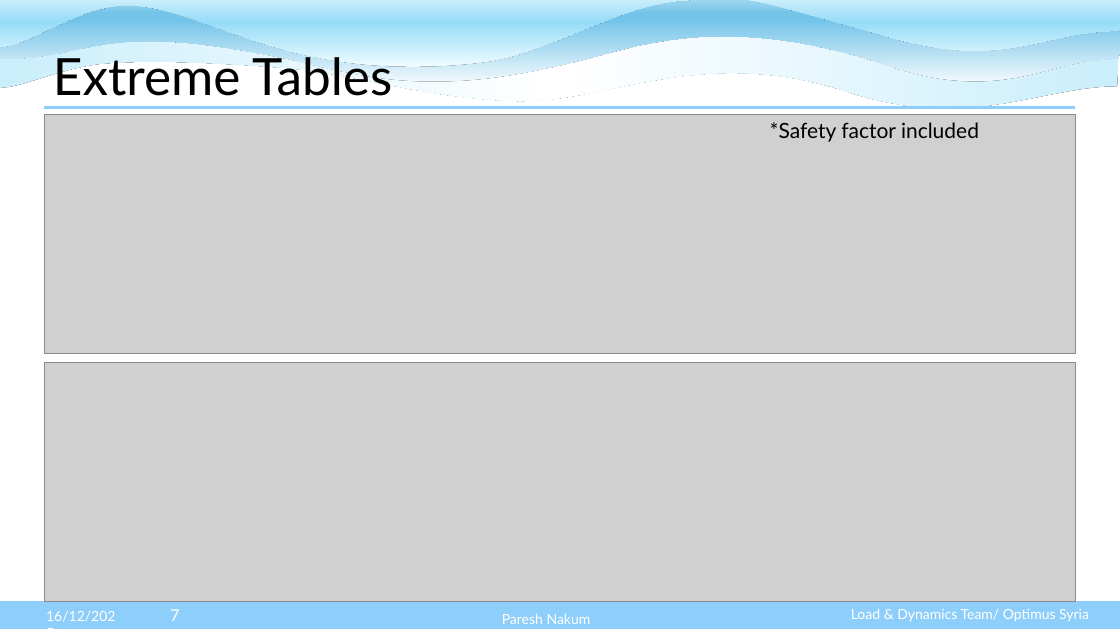
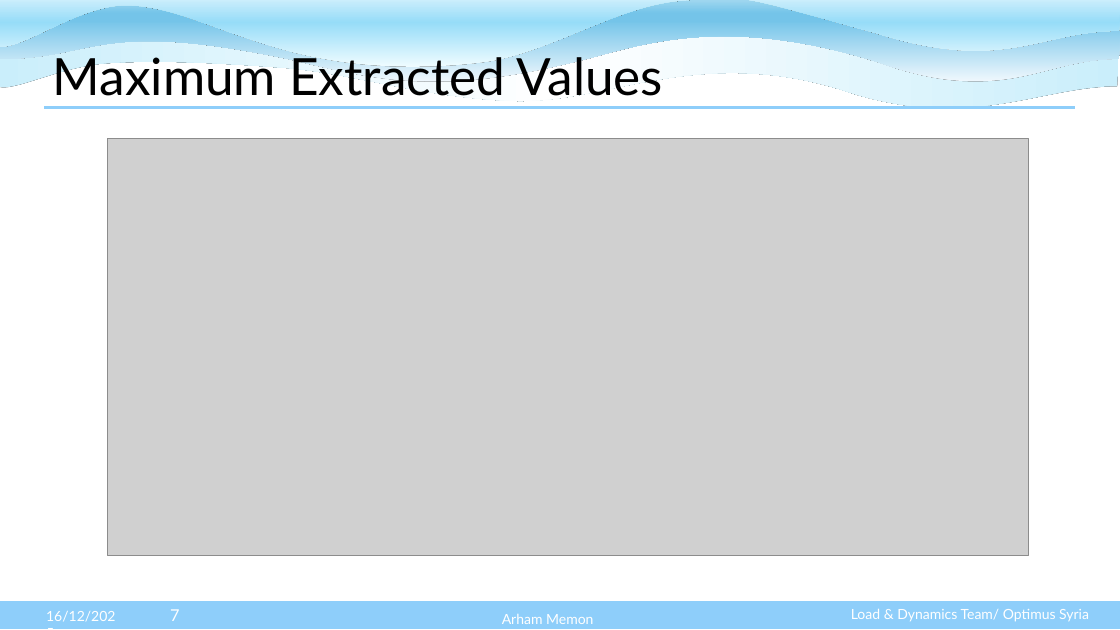
Before and after one commit to Karim-bakhtyar/Optimus-Syria-WEC, a slide deck: slide 7 of 3_Presentations/week 12/Week 12 Loads and Dynamics WEC25.pptx. Drawn at 1120x630 pixels with LibreOffice and Linux fonts; fonts in the diff are those of the drawing; grey boxes stand for pictures. Boxes give left, top, right and bottom in pixels: in the first picture for what was removed or moved away, otherwise in the second. Text is boxed around its words. In the diff, an @@ line names an element or a change of style, - is before the commit and + after.

```diff
--- a/3_Presentations/week 12/Week 12 Loads and Dynamics WEC25.pptx
+++ b/3_Presentations/week 12/Week 12 Loads and Dynamics WEC25.pptx
@@ title at <box>53,51,664,102</box>: text changed @@
-Extreme Tables
+Maximum Extracted Values
@@ picture removed at <box>45,114,1075,354</box> @@
@@ picture added at <box>108,139,1029,555</box> @@
@@ text removed at <box>770,122,979,142</box> @@
-*Safety factor included
@@ picture removed at <box>45,362,1075,602</box> @@
@@ text at <box>502,614,593,624</box>: text changed @@
-Paresh Nakum
+Arham Memon
```
Also in this commit, not shown: 8 other slides changed, 1 slide added.
